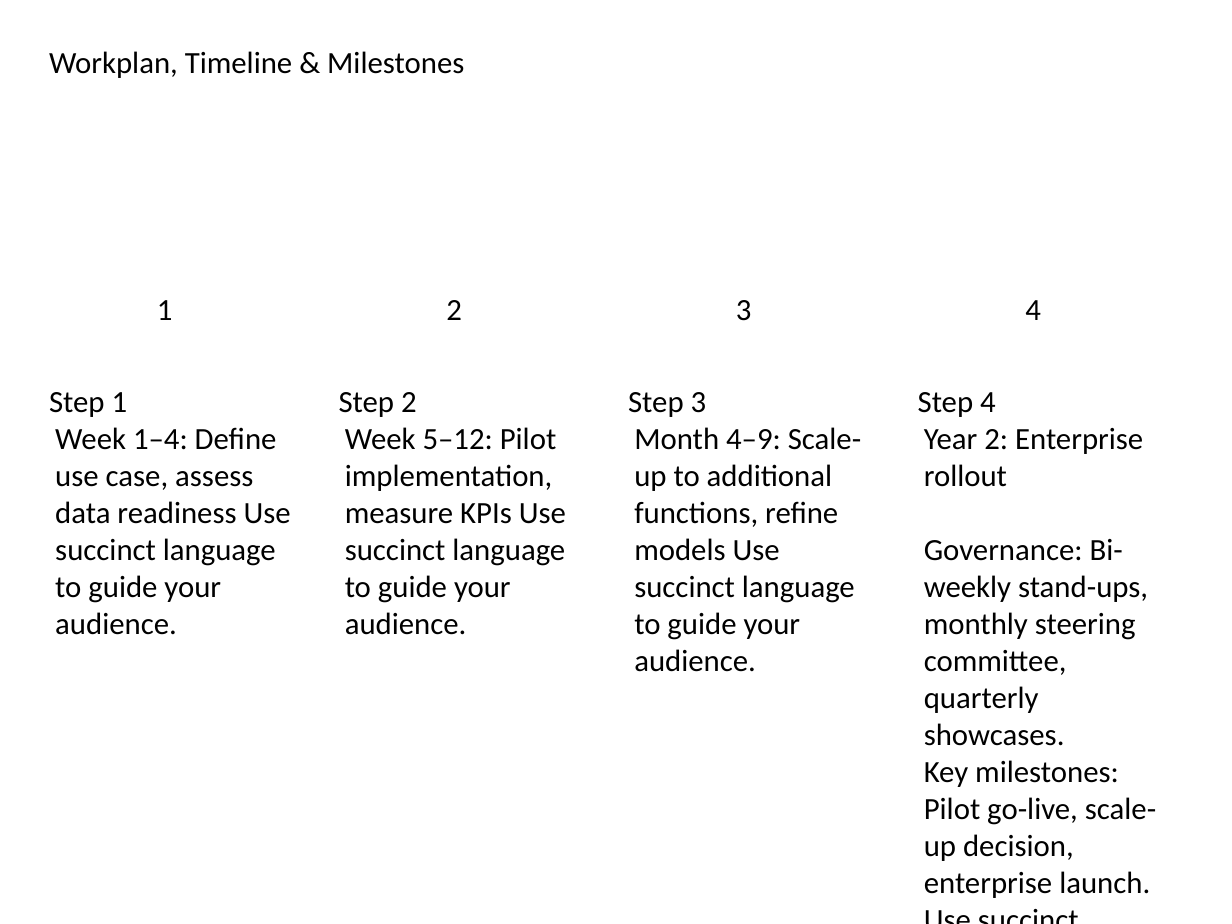
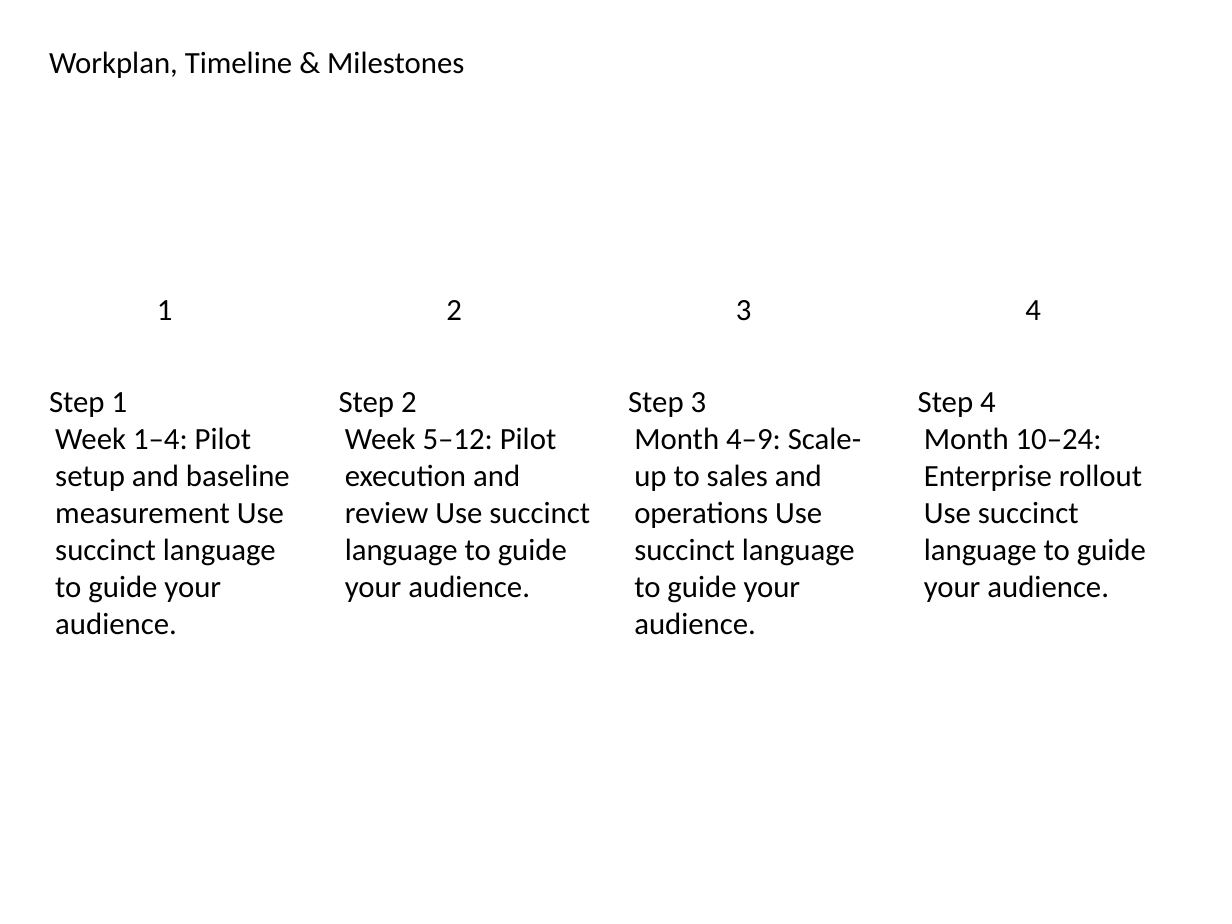
Before and after one commit to vedant1811/kenley-create-decks, a slide deck: slide 5 of src/lib/output/GeneratedPresentation.pptx. Drawn at 1232x924 pixels with LibreOffice and Linux fonts; fonts in the diff are those of the drawing. Boxes give left, top, right and bottom in pixels: in the first picture for what was removed or moved away, otherwise in the second. Text is boxed around its words. In the diff, an @@ line names an element or a change of style, - is before the commit and + after.

```diff
--- a/src/lib/output/GeneratedPresentation.pptx
+++ b/src/lib/output/GeneratedPresentation.pptx
@@ text at <box>55,427,290,635</box>: text changed @@
-Week 1–4: Define use case, assess data readiness Use succinct language to guide your audience.
+Week 1–4: Pilot setup and baseline measurement Use succinct language to guide your audience.
@@ text at <box>345,427,590,602</box>: text changed @@
-Week 5–12: Pilot implementation, measure KPIs Use succinct language to guide your audience.
+Week 5–12: Pilot execution and review Use succinct language to guide your audience.
@@ text at <box>634,427,861,635</box>: text changed @@
-Month 4–9: Scale-up to additional functions, refine models Use succinct language to guide your audience.
+Month 4–9: Scale-up to sales and operations Use succinct language to guide your audience.
@@ text at <box>924,427,1146,602</box>: text changed @@
-Year 2: Enterprise rollout
-Governance: Bi-weekly stand-ups, monthly steering committee, quarterly showcases.
-Key milestones: Pilot go-live, scale-up decision, enterprise launch. Use succinct language to guide your audience.
+Month 10–24: Enterprise rollout Use succinct language to guide your audience.
```
Also in this commit, not shown: 8 other slides changed, 1 slide added, 1 slide removed, 2 other files.
